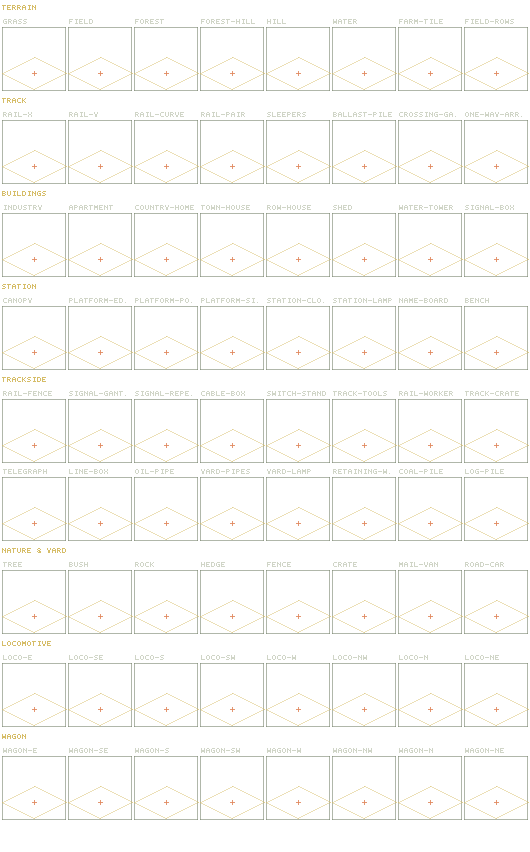
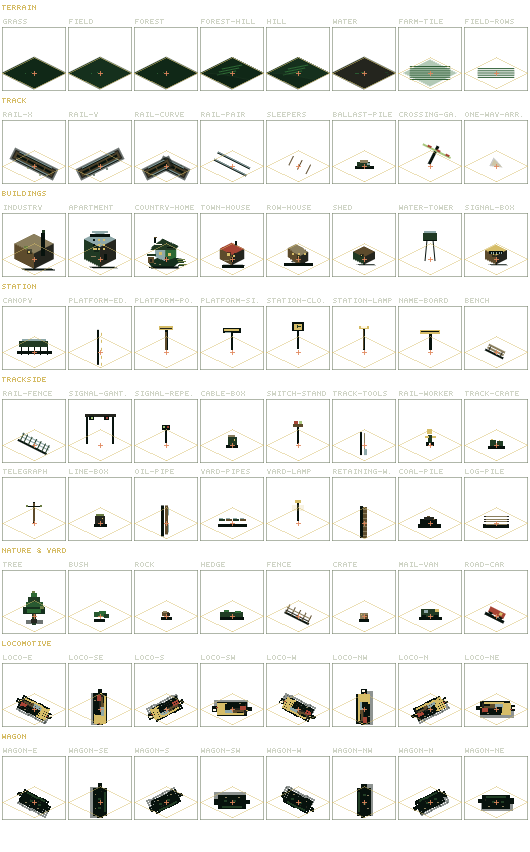
The second 530 x 852 image is a revision of the first. Changes to its layers:
painted on "guides (hide before export)" over 3, 57, 529, 819
painted on "reference: current art" over 14, 143, 509, 626
